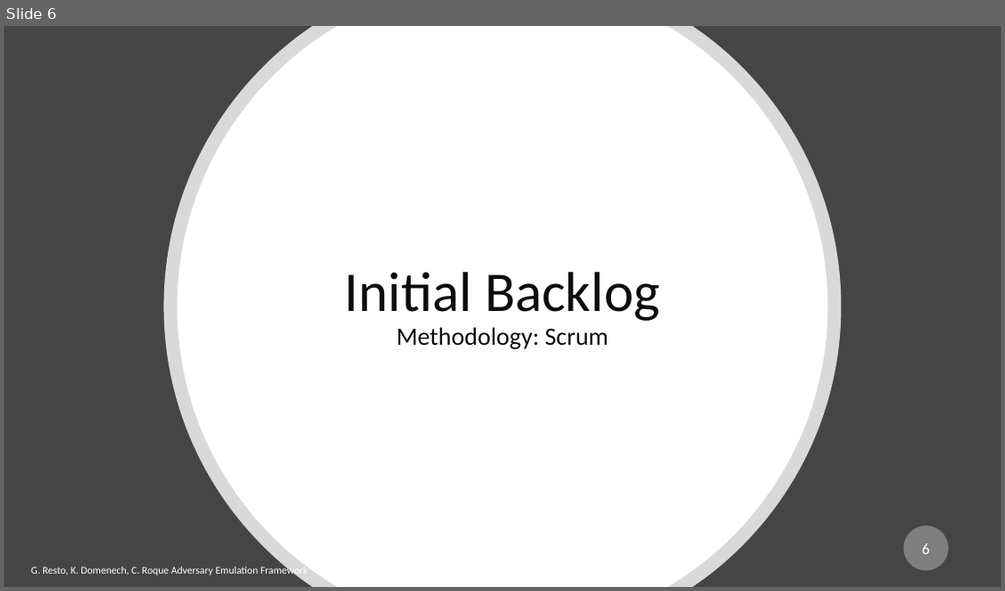
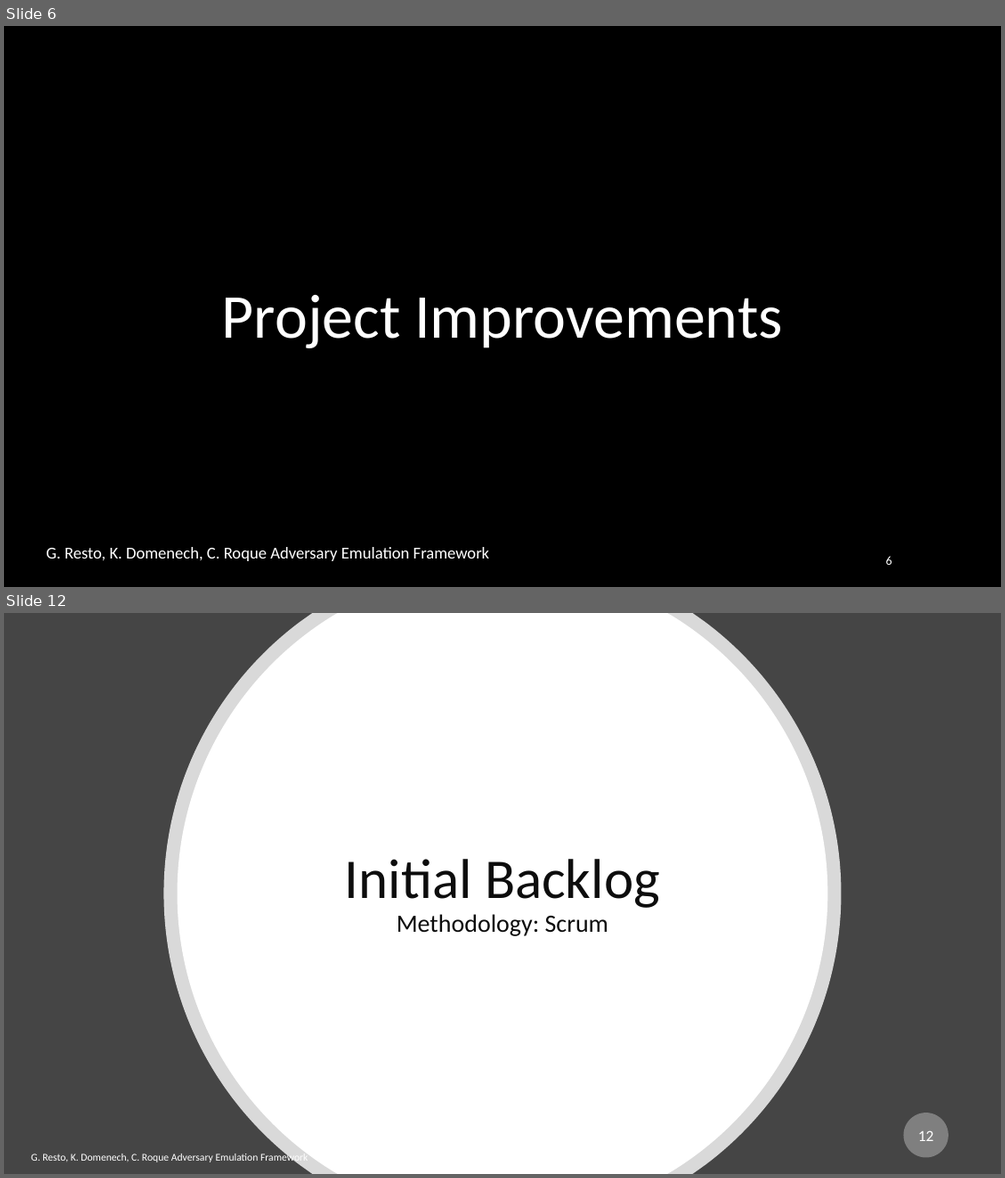
Before and after one commit to racoten/Capstone, a slide deck: Design/Capstone 2 Presentation.pptx. Shown one above the other, each under a label of ours: slide 6 before the commit, slides 6 and 12 after it; the slides between them are not shown. The pictures are 1005x591 and 1005x1178 pixels, drawn with LibreOffice and Linux fonts; fonts in the diff are those of the drawing. Boxes give left, top, right and bottom in pixels: in the first picture for what was removed or moved away, otherwise in the second. Text is boxed around its words. In the diff, an @@ line names an element or a change of style, - is before the commit and + after.

```diff
--- a/Design/Capstone 2 Presentation.pptx
+++ b/Design/Capstone 2 Presentation.pptx
@@ slide 6 added at [4, 26, 1001, 587], background #000000 @@
@@ title added at [222, 295, 782, 348], 60 pt, text #FFFFFF @@
+Project Improvements
@@ text added at [46, 547, 489, 561], 16 pt, text #FFFFFF @@
+G. Resto, K. Domenech, C. Roque Adversary Emulation Framework
@@ page number added at [708, 546, 933, 576], 12 pt, text #FFFFFF @@
+6
@@ what was slide 6 is now slide 12 @@
@@ page number at [918, 1131, 934, 1141]: text changed @@
-6
+12
```
Also in this commit, not shown: 3 slides changed, 6 other slides added, 1 slide removed.
